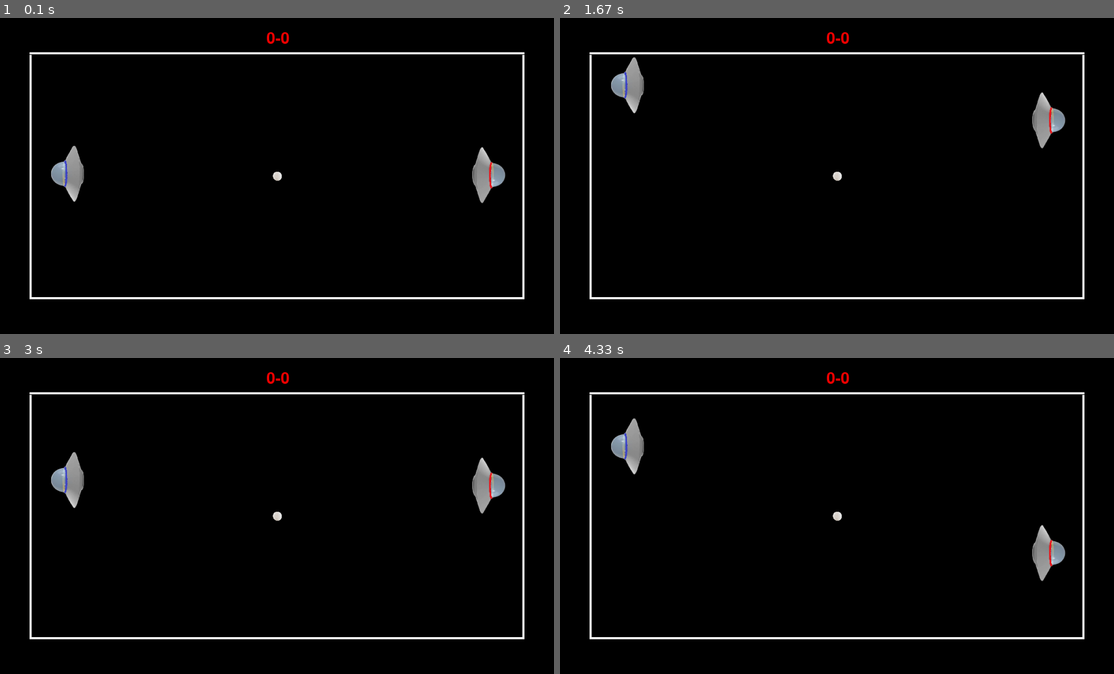
Above: before the commit, frames 1-4 (two rows, left to right).
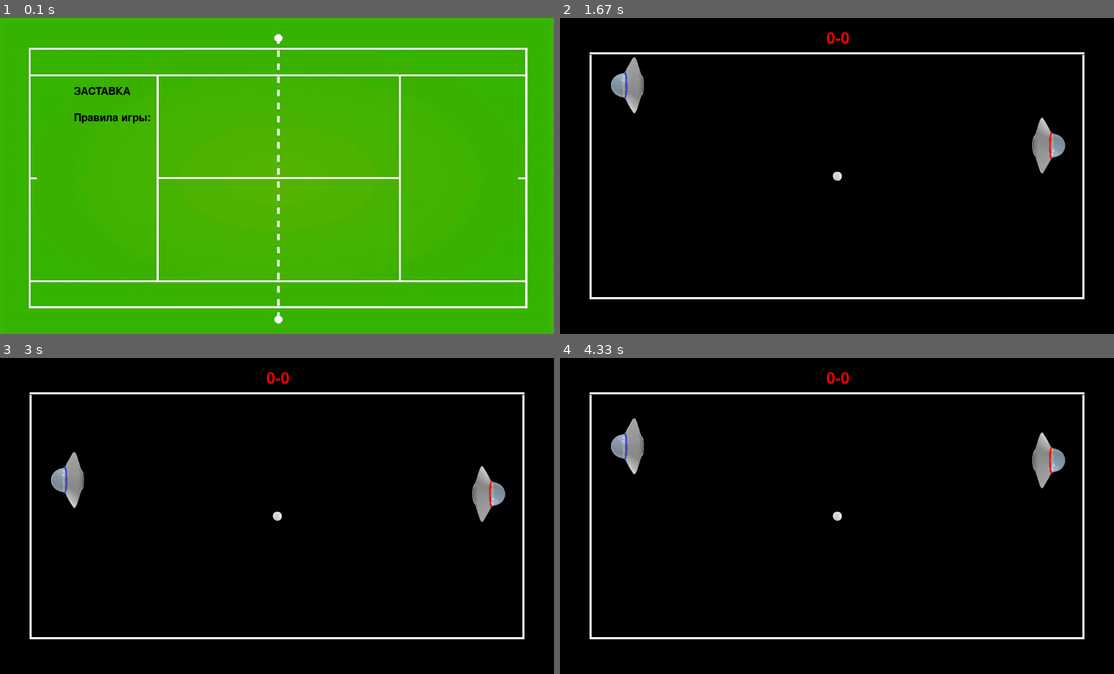
Above: after the commit, the same moments.

Repository: valera-creator/pygame_ping_pong
Game: pygame game, started from main.py
The game is run twice, just before and just after one commit, with the same random seed, the same clock (stepped at 60 frames per second) and the same inputs.
Inputs:
- Up to frame 1 (0.1 s): no input
- Up to frame 2 (1.67 s): hold Up 0.33-0.8 s; hold Up 0.83-1.2 s; hold Up 1.23-1.53 s; tap W at 1.3, 1.63 s; hold Up from 1.57 s (still down)
- Up to frame 3 (3 s): release Up at 1.93 s; hold Up 1.97-2.27 s; tap W at 2.03, 2.37, 2.77 s; hold Up 2.3-2.67 s; hold Up from 2.7 s (still down)
- Up to frame 4 (4.33 s): release Up at 3 s; hold Up 3.03-3.4 s; tap W at 3.1, 3.5, 3.83, 4.23 s; hold Up 3.43-3.73 s; hold Up 3.77-4.13 s; hold Up from 4.17 s (still down)

The runs differ from the first frame. In frame 1, 100% of the frame differs, in the area x 0-100%, y 0-100%; in frame 2, 0.9%; in frame 3, 0.5%; in frame 4, 1.2%.

Commit message:
start window

Diff:
--- a/main.py
+++ b/main.py
@@ -1,13 +1,35 @@
 import pygame
-
+import os
 from player import Player
 from ball import Ball
 from border import Border
 
 
-def start_game():
-    """функция для показа стартового окна"""
-    pass
+def start_game(width, height):
+    bkground = os.path.join('assets', 'images', 'phon.jpg')
+    fon = pygame.transform.scale(pygame.image.load(bkground), (width, height))
+    screen.blit(fon, (0, 0))
+    font = pygame.font.Font(None, 30)
+    coords_y = 125
+    intro_text = ["ЗАСТАВКА", "", "Правила игры:", "", ""]
+    for line in intro_text:
+        string_rendered = font.render(line, True, pygame.Color('black'))
+        intro_rect = string_rendered.get_rect()
+        coords_y += 5
+        intro_rect.top = coords_y
+        intro_rect.x = 140
+        coords_y += intro_rect.height
+        screen.blit(string_rendered, intro_rect)
+
+    while True:
+        for event in pygame.event.get():
+            if event.type == pygame.QUIT:
+                quit()
+            elif event.type == pygame.KEYDOWN or event.type == pygame.MOUSEBUTTONDOWN:
+                return
+        pygame.display.flip()
+
+
 
 
 def end_game(player_name):
@@ -90,7 +112,7 @@
     clock = pygame.time.Clock()
     pygame.time.set_timer(pygame.USEREVENT, 600)
 
-    start_game()
+    start_game(width, height)
 
     while running:
         for event in pygame.event.get():
Binary file added: assets/images/phon.jpg
